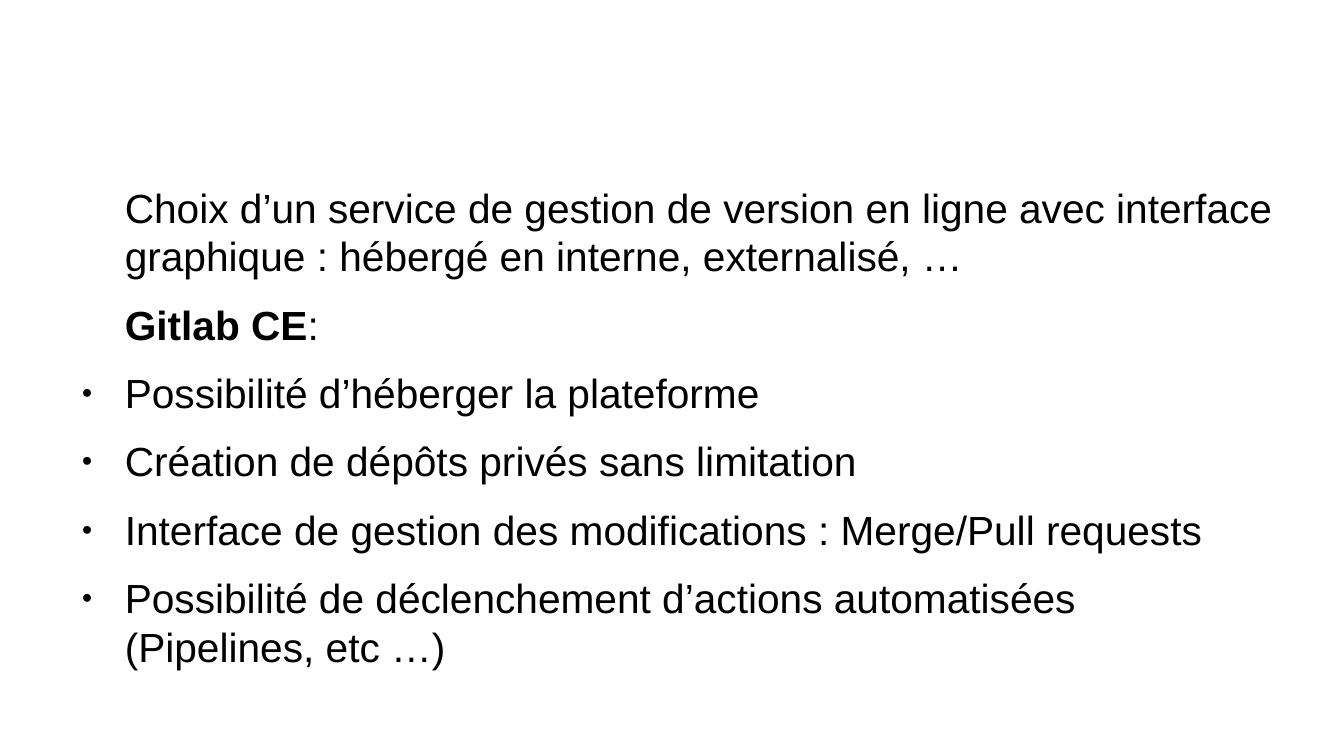
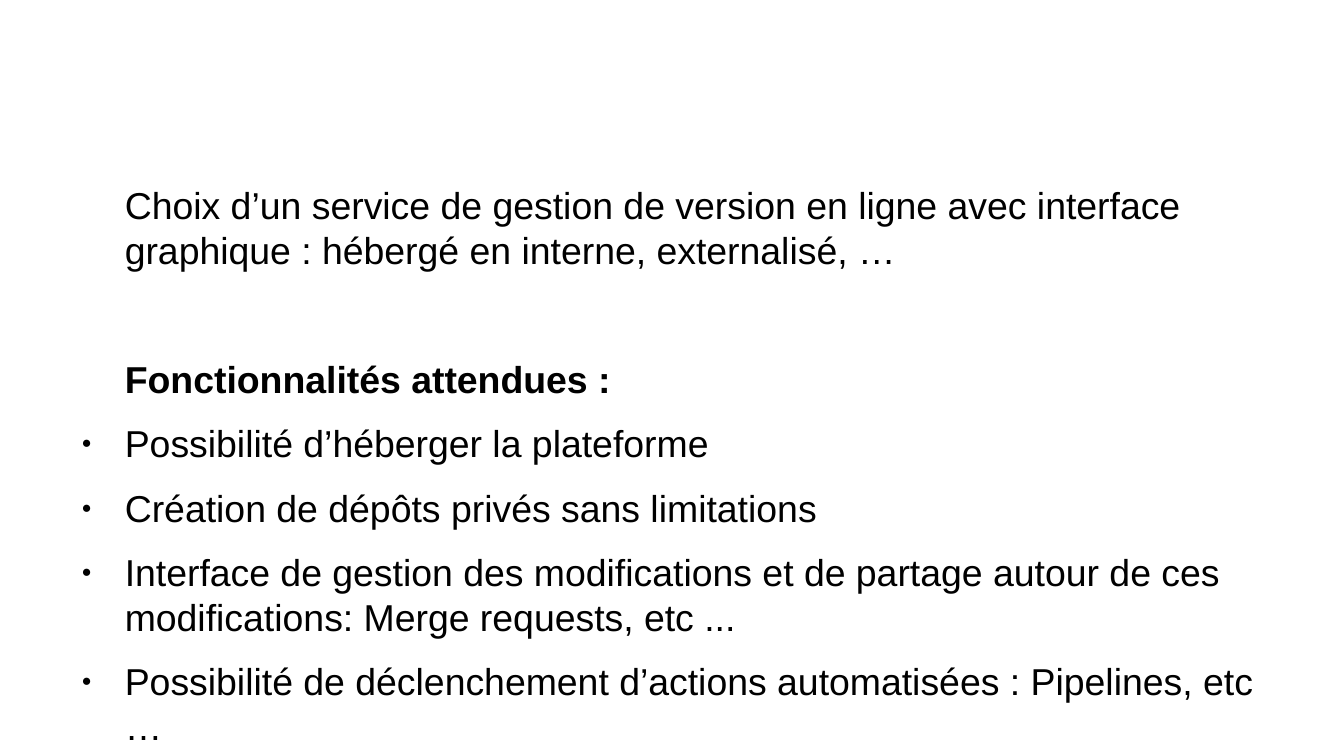
Before and after one commit to remipassmoilesel/ci-cd-plan, a slide deck: slide 8 of ci-cd-plan.odp (slide 4 before the commit). Drawn at 1344x756 pixels with LibreOffice and Linux fonts; fonts in the diff are those of the drawing; background and template pictures are left out. Boxes give left, top, right and bottom in pixels: in the first picture for what was removed or moved away, otherwise in the second. Text is boxed around its words. In the diff, an @@ line names an element or a change of style, - is before the commit and + after.

Commit message:
Improve doc

```diff
--- a/ci-cd-plan.odp
+++ b/ci-cd-plan.odp
@@ text at [125,192,1180,465]: size 24.1 to 22.1 pt in "Choix d’un service de gestion de version ...", "Possibilité d’héberger la plateforme" @@
@@ text at [125,365,588,394]: text changed; size 24.1 to 22.1 pt @@
-Gitlab CE:
+Fonctionnalités attendues :
@@ text at [125,494,1253,703]: text changed; size 24.1 to 22.1 pt @@
-● Création de dépôts privés sans limitation
-● Interface de gestion des modifications : Merge/Pull requests
-● Possibilité de déclenchement d’actions automatisées (Pipelines, etc …)
+● Création de dépôts privés sans limitations
+● Interface de gestion des modifications et de partage autour de ces modifications: Merge requests, etc ...
+● Possibilité de déclenchement d’actions automatisées : Pipelines, etc …
```
Also in this commit, not shown: 5 other slides changed, 9 slides added.
